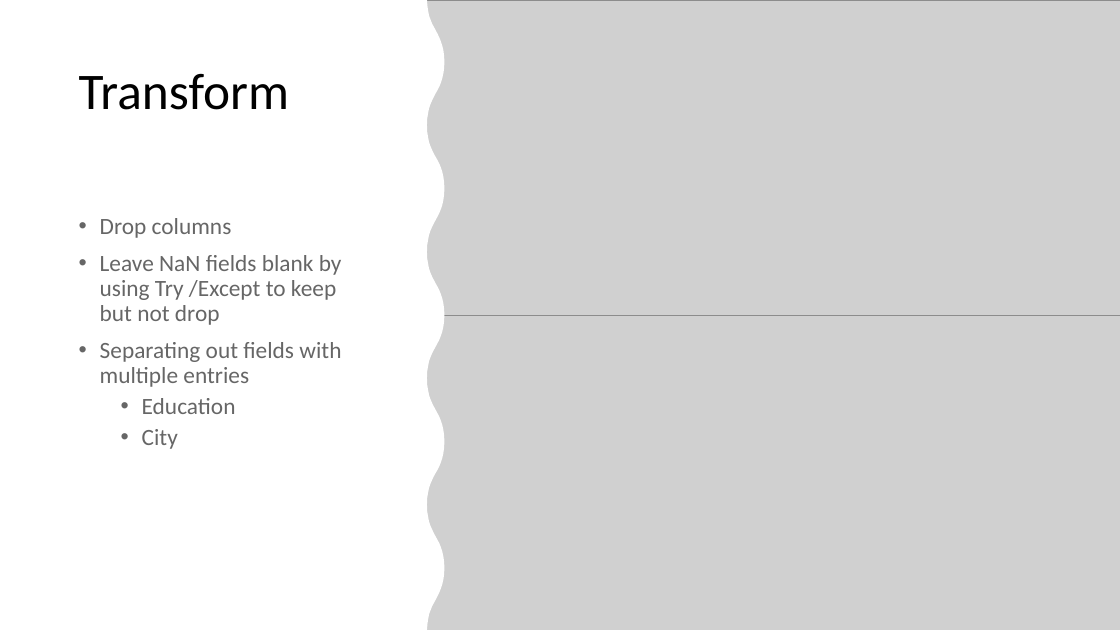
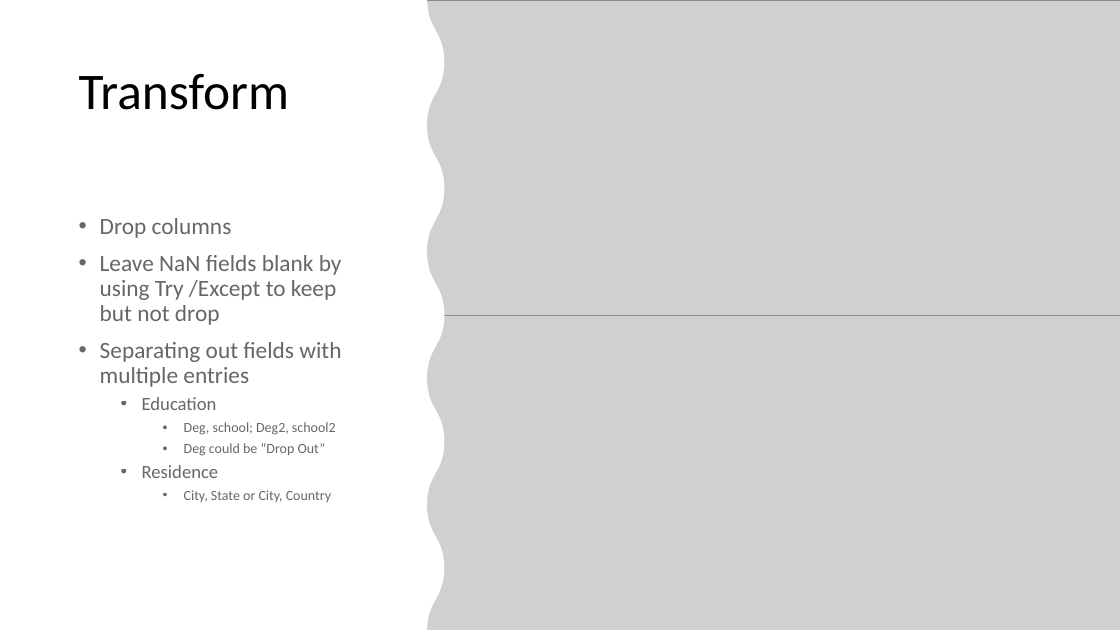
Before and after one commit to jenniecinelli/ETL-project, a slide deck: slide 3 of ETL-Project_Presentation_Final.pptx. Drawn at 1120x630 pixels with LibreOffice and Linux fonts; fonts in the diff are those of the drawing; grey boxes stand for pictures. Boxes give left, top, right and bottom in pixels: in the first picture for what was removed or moved away, otherwise in the second. Text is boxed around its words. In the diff, an @@ line names an element or a change of style, - is before the commit and + after.

```diff
--- a/ETL-Project_Presentation_Final.pptx
+++ b/ETL-Project_Presentation_Final.pptx
@@ text at (142, 397, 217, 410): size 20 to 16 pt in "Education" @@
@@ text at (142, 422, 336, 502): text changed; size 20 to 12 pt @@
-  • City
+    • Deg, school; Deg2, school2
+    • Deg could be “Drop Out”
+  • Residence
+    • City, State or City, Country
```
Also in this commit, not shown: 1 other slide changed.
